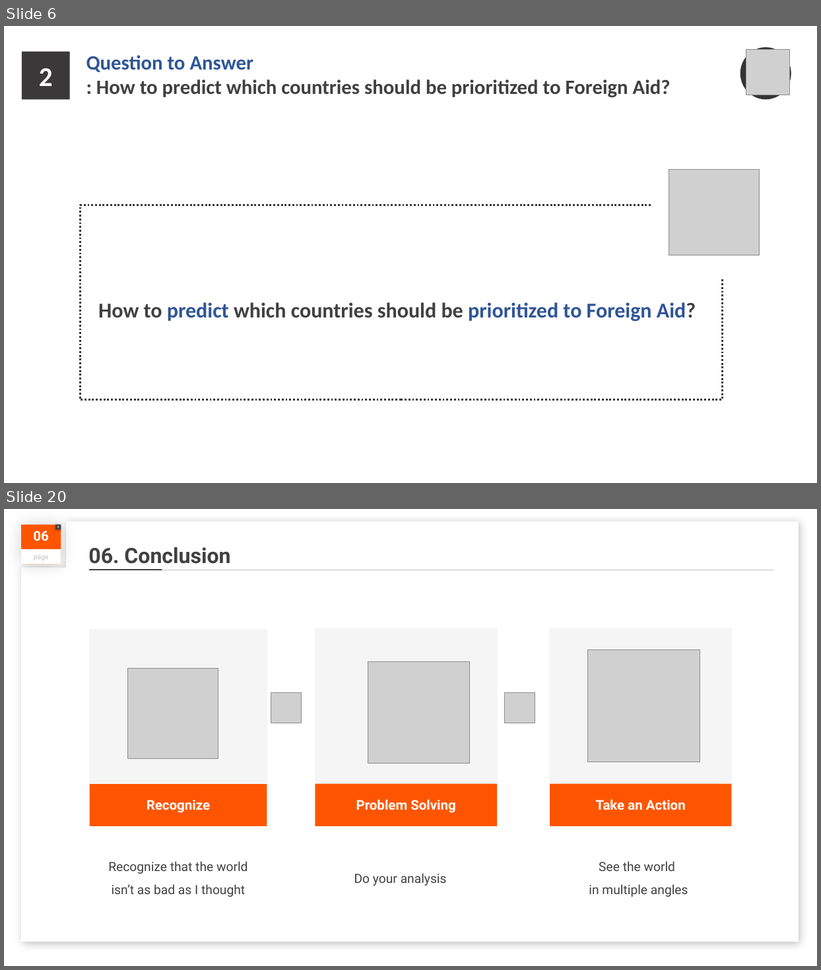
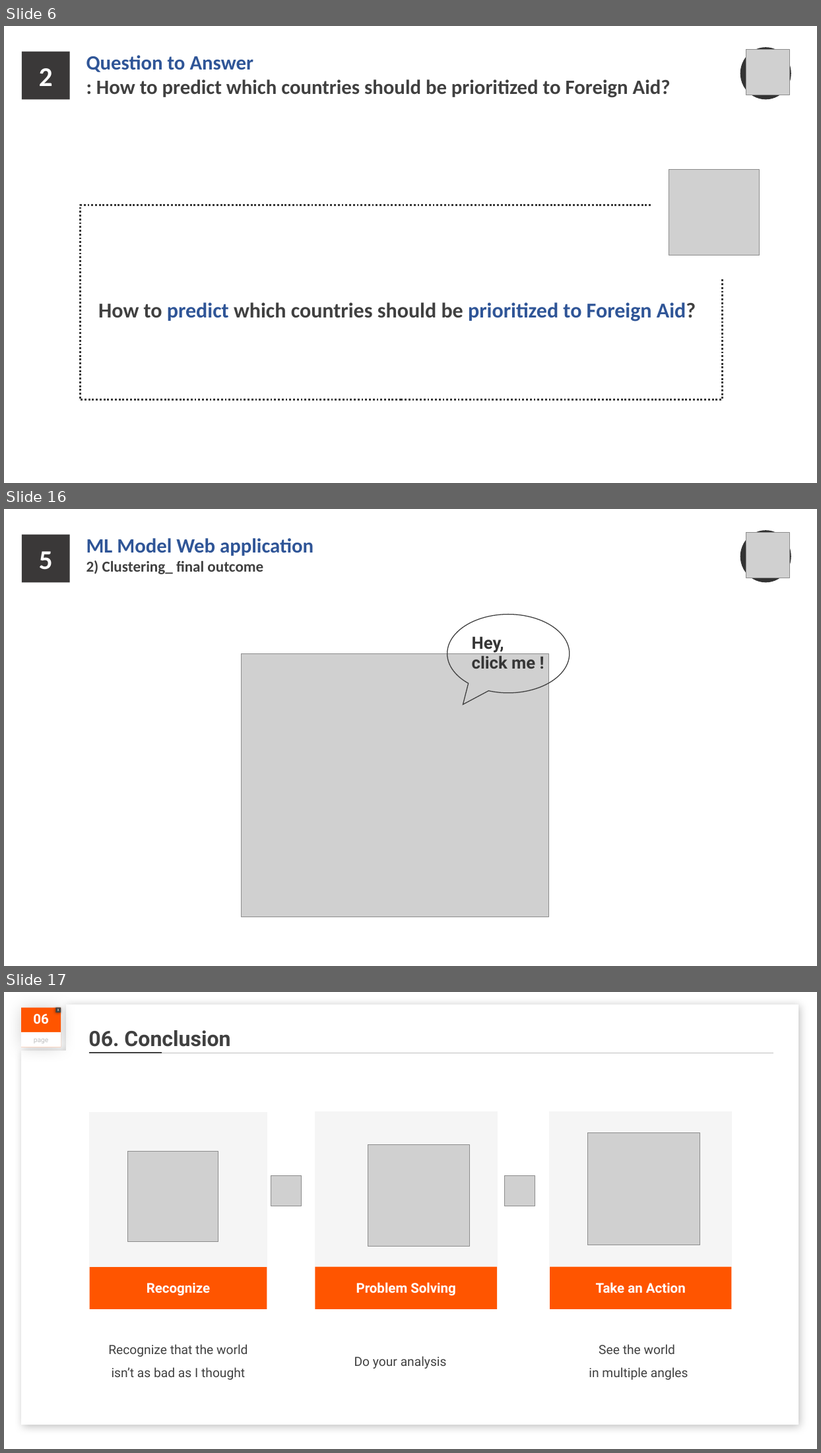
Before and after one commit to hej6853/Rowdy_Rooster_Project3, a slide deck: Factfulness_FINAL.pptx. Shown one above the other, each under a label of ours: slides 6 and 20 before the commit, slides 6, 16 and 17 after it; the slides between them are not shown. The pictures are 821x970 and 821x1453 pixels, drawn with LibreOffice and Linux fonts; fonts in the diff are those of the drawing; grey boxes stand for pictures; background and template pictures are left out. Boxes give left, top, right and bottom in pixels: in the first picture for what was removed or moved away, otherwise in the second. Text is boxed around its words. In the diff, an @@ line names an element or a change of style, - is before the commit and + after.

```diff
--- a/Factfulness_FINAL.pptx
+++ b/Factfulness_FINAL.pptx
@@ slide 16 added at <box>4,509,817,966</box>, background picture (left out) @@
@@ rectangle added at <box>22,535,70,583</box>, fill #3A3838 @@
@@ text added at <box>86,538,314,574</box>, 18 pt, text #404040, bold @@
+ML Model Web application
+2) Clustering_ final outcome
@@ ellipse added at <box>741,530,791,583</box>, fill #333333 @@
@@ picture added at <box>746,532,789,578</box> @@
@@ text added at <box>39,551,53,570</box>, 32 pt, text #FFFFFF, bold @@
+5
@@ speech bubble added at <box>448,615,570,693</box>, outline #404040 1 pt @@
@@ text added at <box>472,636,535,669</box>, 20 pt, text #363636, bold @@
+Hey,
+click me !
@@ picture added at <box>242,654,549,917</box> @@
@@ what was slide 20 is now slide 17 @@
```
Also in this commit, not shown: 6 slides changed, 5 other slides added, 11 slides removed, 8 other files.
